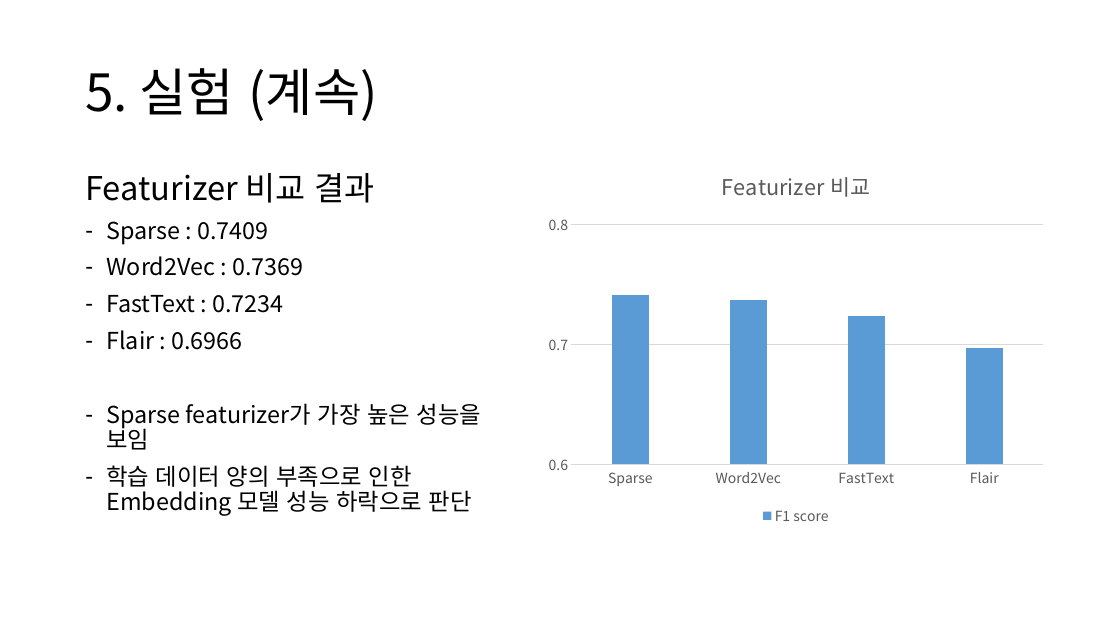
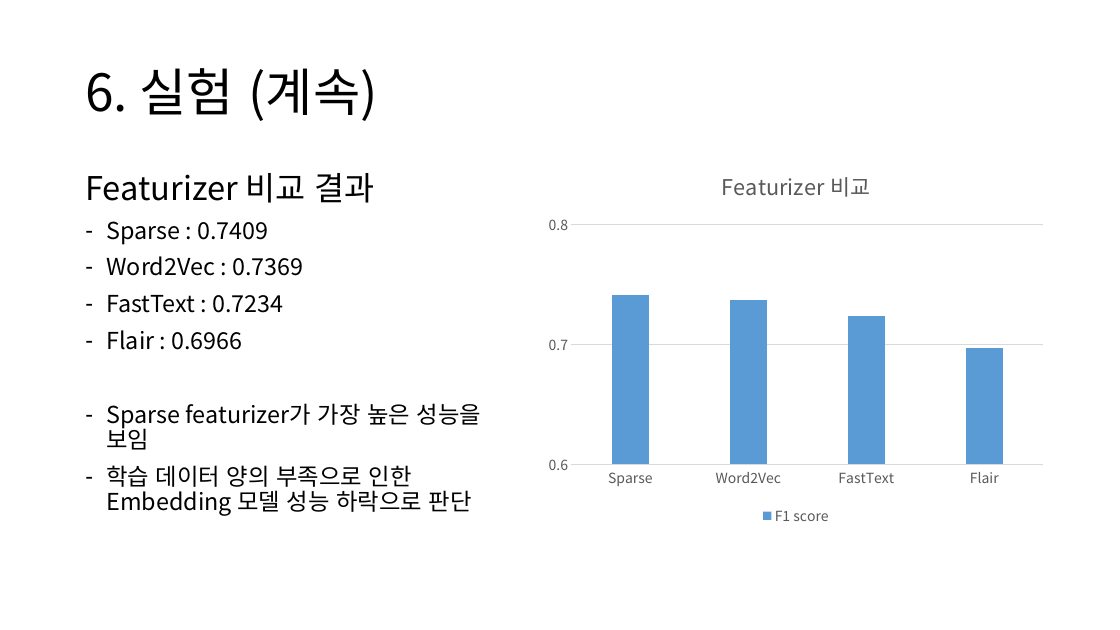
Before and after one commit to yongsun-yoon/chatbot, a slide deck: slide 13 of docs/Rasa custom NLU 모델 개발_팀장님.pptx (slide 11 before the commit). Drawn at 1120x630 pixels with LibreOffice and Linux fonts; fonts in the diff are those of the drawing. Boxes give left, top, right and bottom in pixels: in the first picture for what was removed or moved away, otherwise in the second. Text is boxed around its words. In the diff, an @@ line names an element or a change of style, - is before the commit and + after.

```diff
--- a/docs/Rasa custom NLU 모델 개발_팀장님.pptx
+++ b/docs/Rasa custom NLU 모델 개발_팀장님.pptx
@@ title at (85, 68, 378, 121): text changed @@
-5. 실험 (계속)
+6. 실험 (계속)
```
Also in this commit, not shown: 7 other slides changed, 1 slide added.
